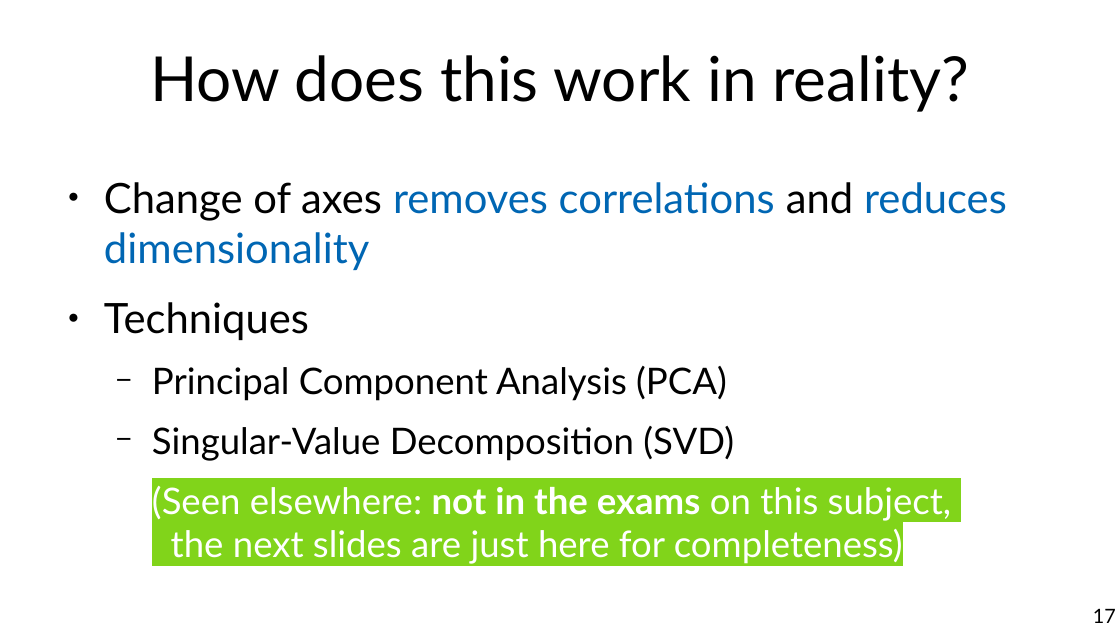
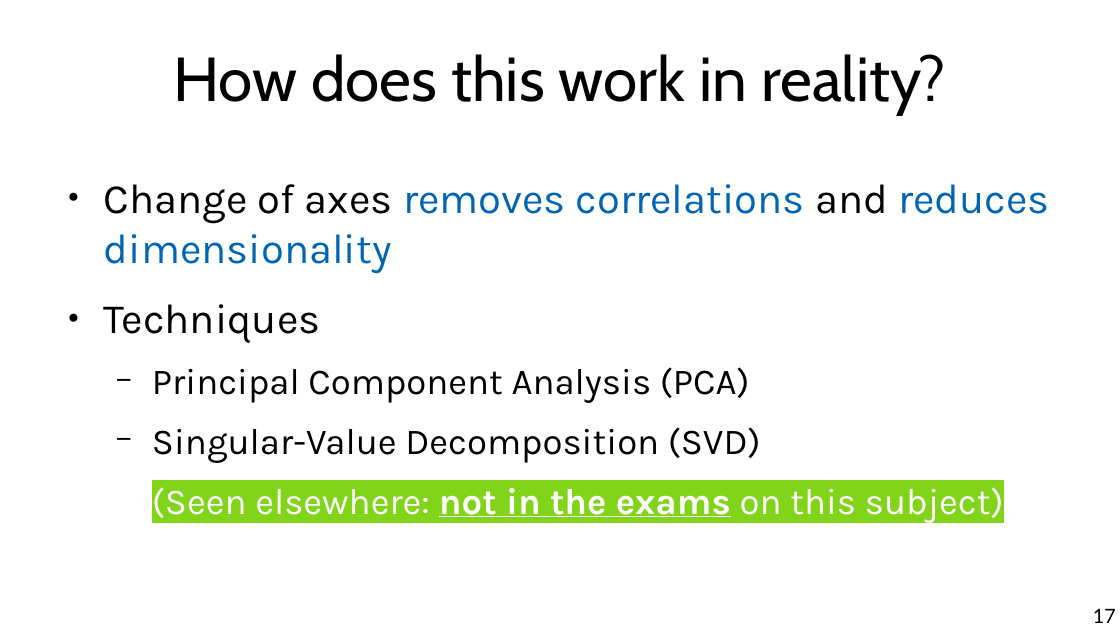
Before and after one commit to chatox/data-mining-course, a slide deck: slide 17 of theory/odp/tt05_reduction.odp. Drawn at 1120x630 pixels with LibreOffice and Linux fonts; fonts in the diff are those of the drawing. Boxes give left, top, right and bottom in pixels: in the first picture for what was removed or moved away, otherwise in the second. Text is boxed around its words. In the diff, an @@ line names an element or a change of style, - is before the commit and + after.

```diff
--- a/theory/odp/tt05_reduction.odp
+++ b/theory/odp/tt05_reduction.odp
@@ title "How does this work in ..." at (173, 54, 946, 115): font Lato to Cabin @@
@@ text at (104, 184, 1049, 463): font Lato to Karla in "Change of axes removes correlations and reduces ...", "Techniques", "Principal Component Analysis (PCA)", "Singular-Value Decomposition (SVD)" @@
@@ text at (152, 487, 1004, 523): text changed; font Lato to Karla @@
-  (Seen elsewhere: not in the exams on this subject,
-  the next slides are just here for completeness)
+  (Seen elsewhere: not in the exams on this subject)
```
Also in this commit, not shown: 23 other slides changed, 2 slides added, 1 slide removed, 10 other files.
